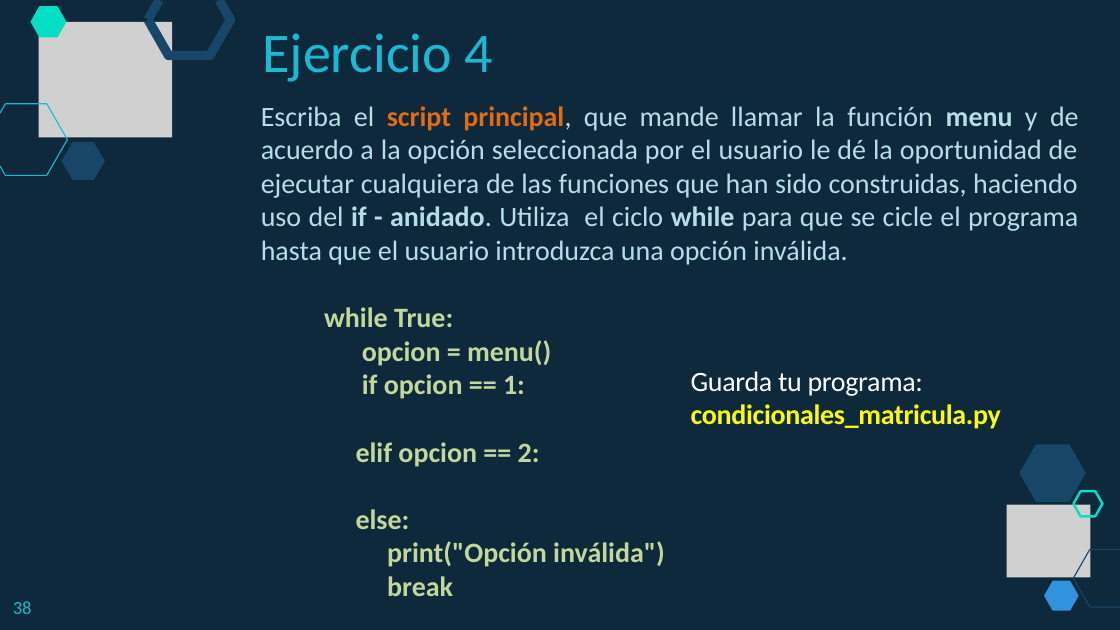
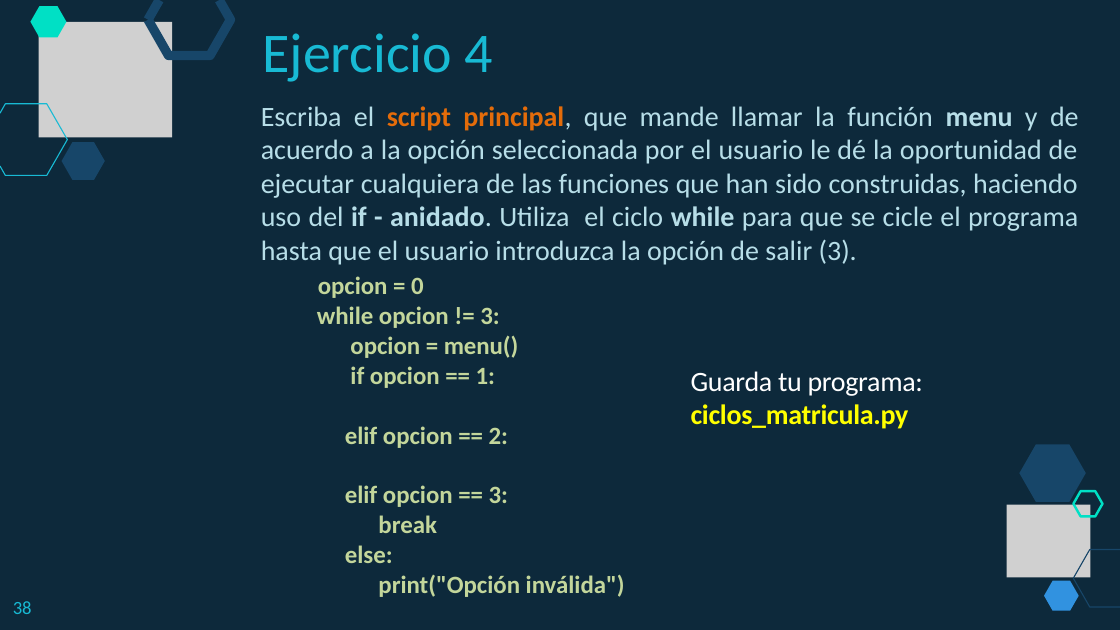
Before and after one commit to lizetheP/PensamientoC, a slide deck: slide 38 of Calendario2019/Presentaciones/Semana3/3_1_While.pptx. Drawn at 1120x630 pixels with LibreOffice and Linux fonts; fonts in the diff are those of the drawing; grey boxes stand for pictures. Boxes give left, top, right and bottom in pixels: in the first picture for what was removed or moved away, otherwise in the second. Text is boxed around its words. In the diff, an @@ line names an element or a change of style, - is before the commit and + after.

```diff
--- a/Calendario2019/Presentaciones/Semana3/3_1_While.pptx
+++ b/Calendario2019/Presentaciones/Semana3/3_1_While.pptx
@@ text at (261, 106, 1079, 388): text changed @@
-Escriba el script principal, que mande llamar la función menu y de acuerdo a la opción seleccionada por el usuario le dé la oportunidad de ejecutar cualquiera de las funciones que han sido construidas, haciendo uso del if - anidado. Utiliza el ciclo while para que se cicle el programa hasta que el usuario introduzca una opción inválida.
-while True:
-opcion = menu()
-if opcion == 1:
+Escriba el script principal, que mande llamar la función menu y de acuerdo a la opción seleccionada por el usuario le dé la oportunidad de ejecutar cualquiera de las funciones que han sido construidas, haciendo uso del if - anidado. Utiliza el ciclo while para que se cicle el programa hasta que el usuario introduzca la opción de salir (3).
+opcion = 0
+while opcion != 3:
+opcion = menu()
+if opcion == 1:
@@ text at (691, 371, 923, 429): text changed @@
-Guarda tu programa: condicionales_matricula.py
+Guarda tu programa: ciclos_matricula.py
@@ text at (345, 426, 508, 448): size 18 to 16 pt in "elif opcion == 2:" @@
@@ text at (345, 485, 625, 597): text changed; size 18 to 16 pt @@
-else:
-print("Opción inválida")
-break
+elif opcion == 3:
+break
+else:
+print("Opción inválida")
```
Also in this commit, not shown: 1 other slide changed, 1 slide added, 6 other files.
